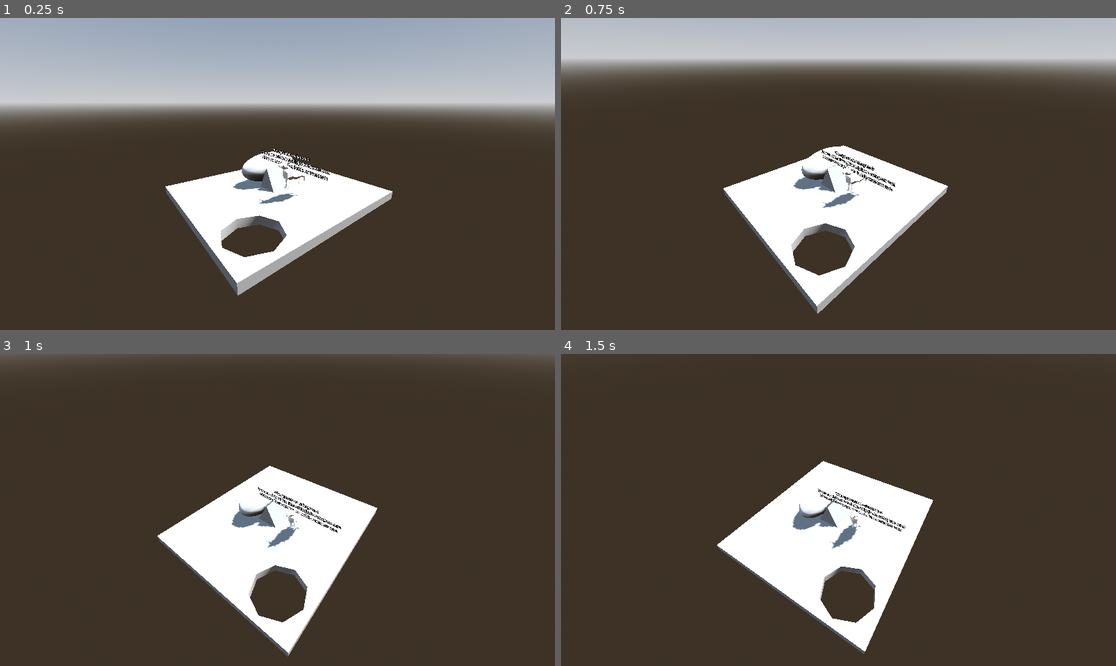
Above: before the commit, frames 1-4 (two rows, left to right).
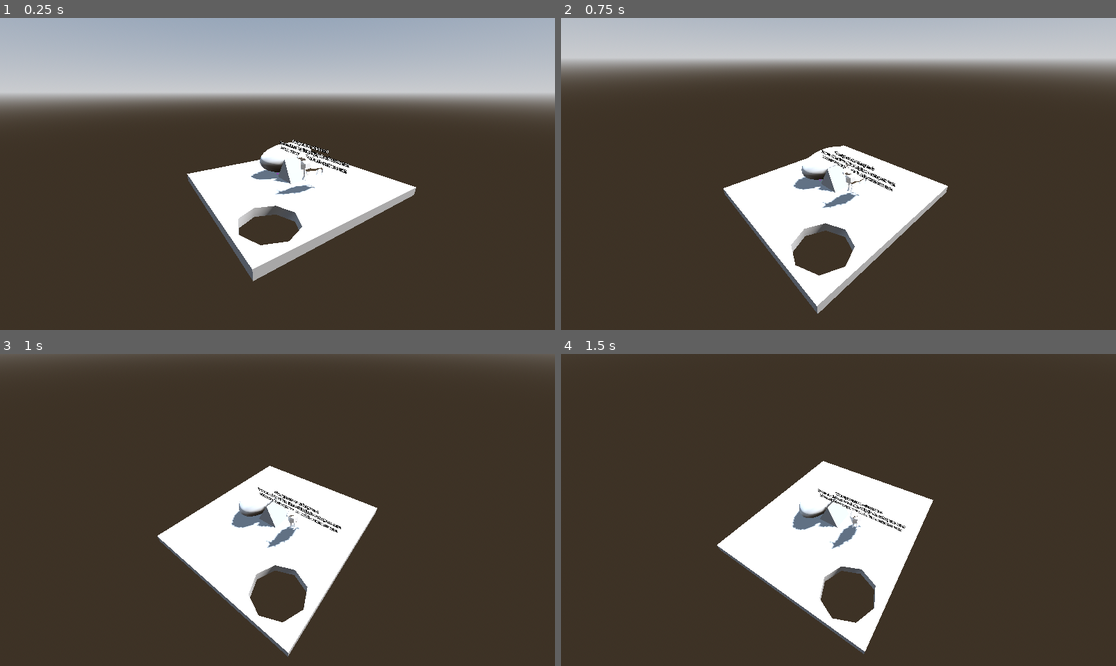
Above: after the commit, the same moments.

Repository: StudioZonnevang/Herda
Game: Godot game, scene res://Environments/oefen-scene-sander.tscn
Two runs of this game, one before a commit and one after it. Both use one fixed random seed, a clock stepped at 60 frames per second and the inputs below. This scene is started directly instead of the project's main scene.
Inputs (mouse positions are in pixels of both pictures, inside the frame that each line leads up to):
- Up to frame 1 (0.25 s): no input
- Up to frame 2 (0.75 s): tap Enter at 0.5 s; move the mouse to (960, 158) at 0.52 s; hold W (walk forward) from 0.53 s (still down); click (960, 158) at 0.6 s
- Up to frame 3 (1 s): keep holding W (walk forward)
- Up to frame 4 (1.5 s): move the mouse to (727, 525) at 1.27 s; release W (walk forward) at 1.28 s; hold S (walk backwards) from 1.28 s (still down); click (727, 525) at 1.35 s

The runs differ from the first frame. In frame 1, 14% of the frame differs, in the area x 0-100%, y 24-90%; in frame 2, less than 0.1%; in frame 3, nothing differs; in frame 4, nothing differs.
Error in both runs: Invalid access to property or key 'global_position' on a base object of type 'WorldEnvironment'. (res://Code/Scripts/schaap.gd:110)

Commit message:
debug cam warnings

Diff:
--- a/herda-godot/Code/Scripts/rays_schieten.gd
+++ b/herda-godot/Code/Scripts/rays_schieten.gd
@@ -5,7 +5,7 @@
 
 # Called when the node enters the scene tree for the first time.
 func _ready() -> void:
-		look_at(Vector3.ZERO)
+	pass
 
 # Called every frame. 'delta' is the elapsed time since the previous frame.
 func _process(_delta: float) -> void:
@@ -22,7 +22,3 @@
 	if hit:
 		target_coordinate = hit.position
 		debug_sphere.global_position = hit.position
-
-	# sphere spawnen
-
-#func guide_sheep() -> void:
